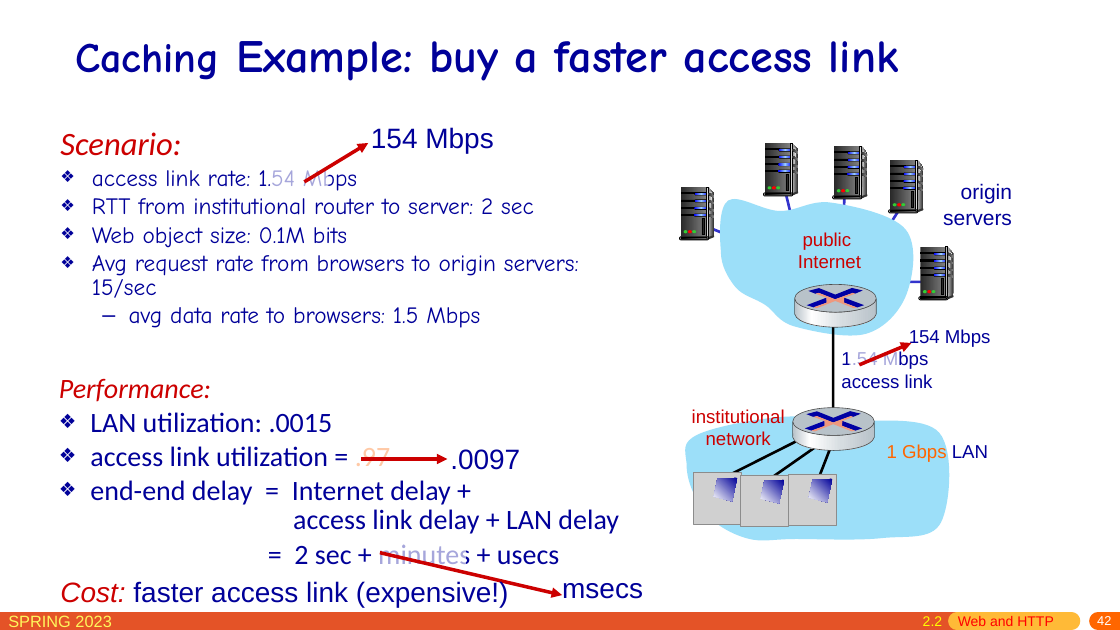
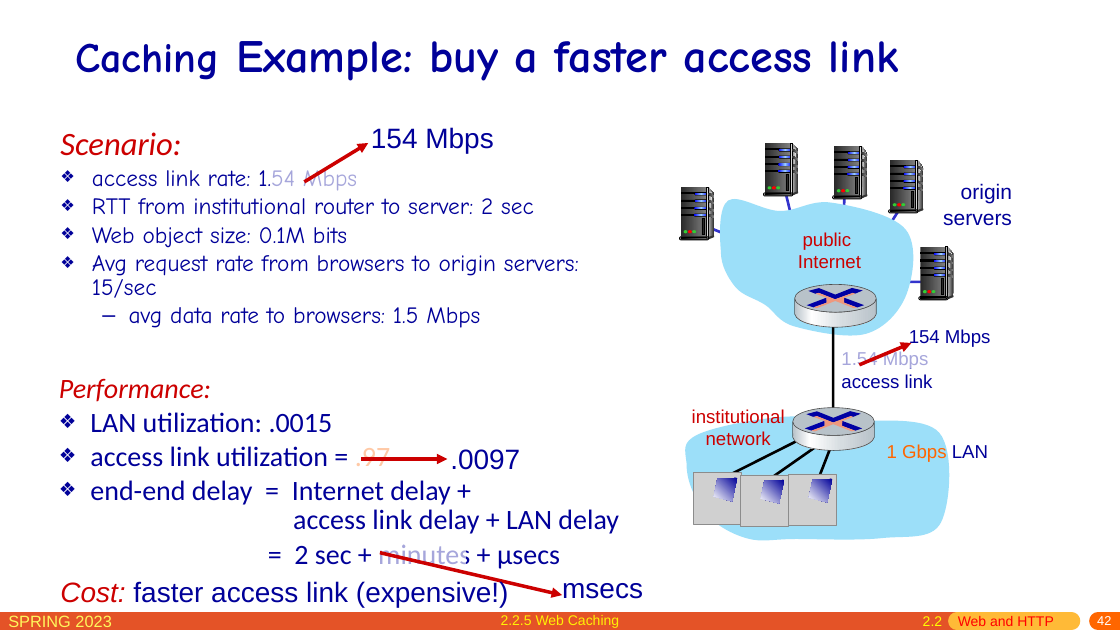
Before and after one commit to network-whu/slides, a slide deck: slide 42 of pptx/chapter2.pptx. Drawn at 1120x630 pixels with LibreOffice and Linux fonts; fonts in the diff are those of the drawing; grey boxes stand for pictures. Boxes give left, top, right and bottom in pixels: in the first picture for what was removed or moved away, otherwise in the second. Text is boxed around its words. In the diff, an @@ line names an element or a change of style, - is before the commit and + after.

```diff
--- a/pptx/chapter2.pptx
+++ b/pptx/chapter2.pptx
@@ rectangle: place and size @@
-rectangle at [271, 162, 329, 193]
+rectangle at [271, 162, 388, 193]
@@ rectangle: place and size @@
-rectangle at [849, 344, 899, 369]
+rectangle at [842, 344, 932, 369]
@@ text at [294, 544, 560, 571]: text changed @@
-= 2 sec + minutes + usecs
+= 2 sec + minutes + μsecs
@@ text added at [501, 615, 619, 628], 12 pt, text #FFF105 @@
+2.2.5 Web Caching
```
Also in this commit, not shown: 28 other slides changed.
